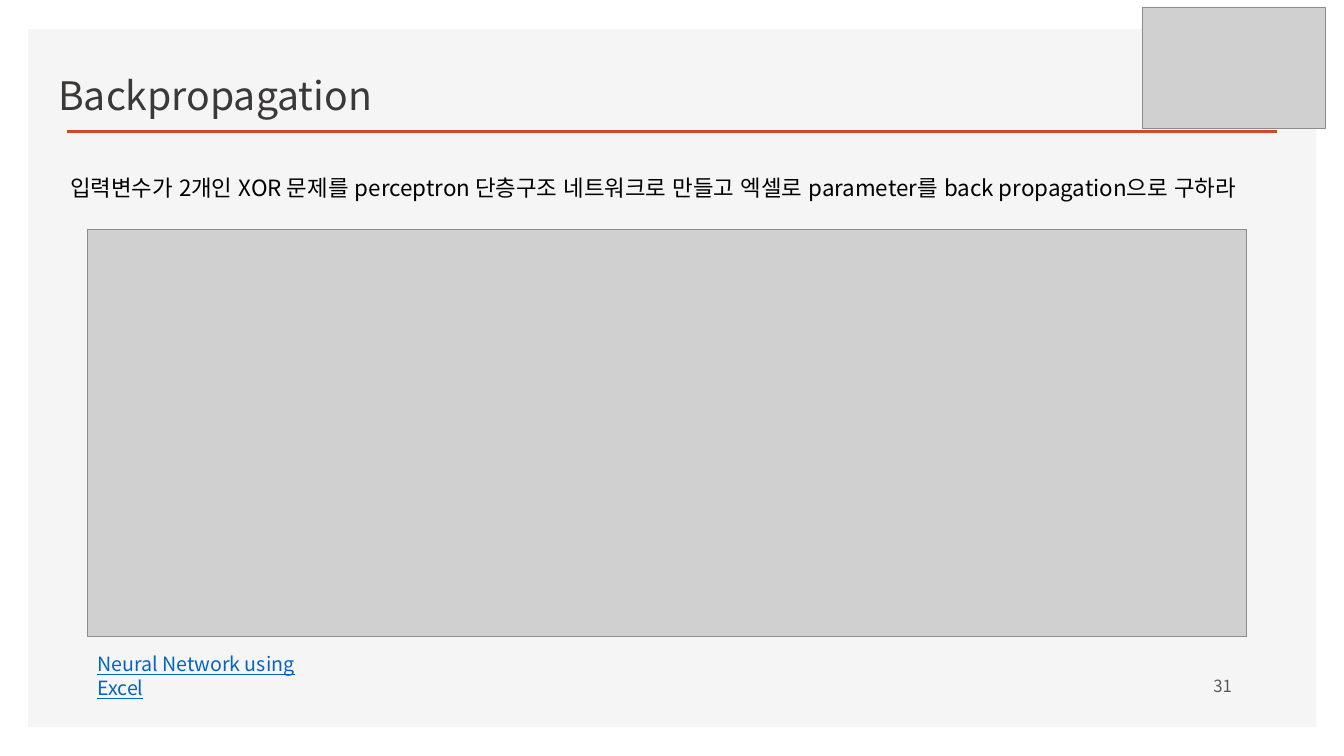
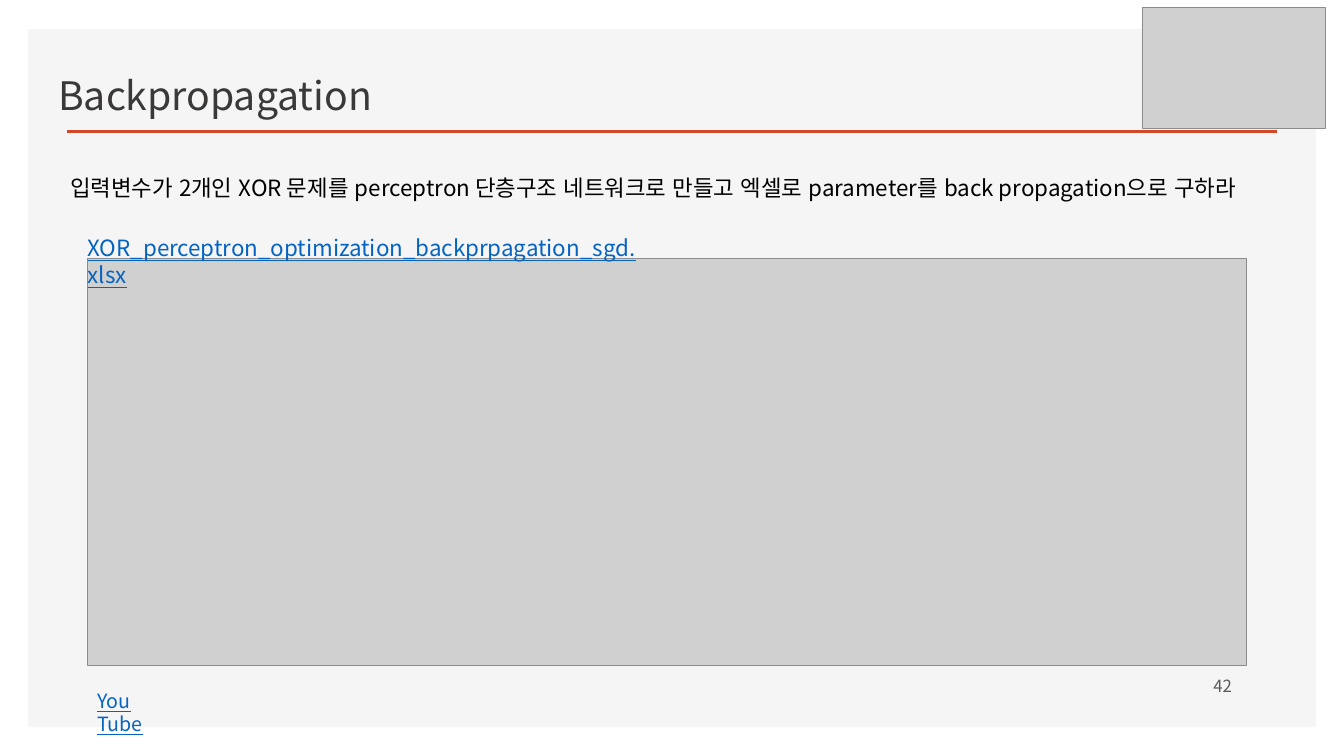
Before and after one commit to ancestor9/mathematics-for-machine-learning, a slide deck: slide 42 of Linear_Algebra/w4_Perceptron_Regression.pptx (slide 31 before the commit). Drawn at 1344x756 pixels with LibreOffice and Linux fonts; fonts in the diff are those of the drawing; grey boxes stand for pictures; background and template pictures are left out. Boxes give left, top, right and bottom in pixels: in the first picture for what was removed or moved away, otherwise in the second. Text is boxed around its words. In the diff, an @@ line names an element or a change of style, - is before the commit and + after.

```diff
--- a/Linear_Algebra/w4_Perceptron_Regression.pptx
+++ b/Linear_Algebra/w4_Perceptron_Regression.pptx
@@ text added at (88, 238, 636, 288), 16 pt, text #0563C1, underline @@
+XOR_perceptron_optimization_backprpagation_sgd.xlsx
@@ picture: place and size @@
-picture at (88, 230, 1247, 637)
+picture at (88, 259, 1247, 666)
@@ page number at (1213, 679, 1232, 692): text changed @@
-31
+42
@@ text at (97, 693, 143, 735): text changed @@
-Neural Network using Excel
+You Tube
```
Also in this commit, not shown: 14 other slides changed, 7 slides added, 21 slides removed.
